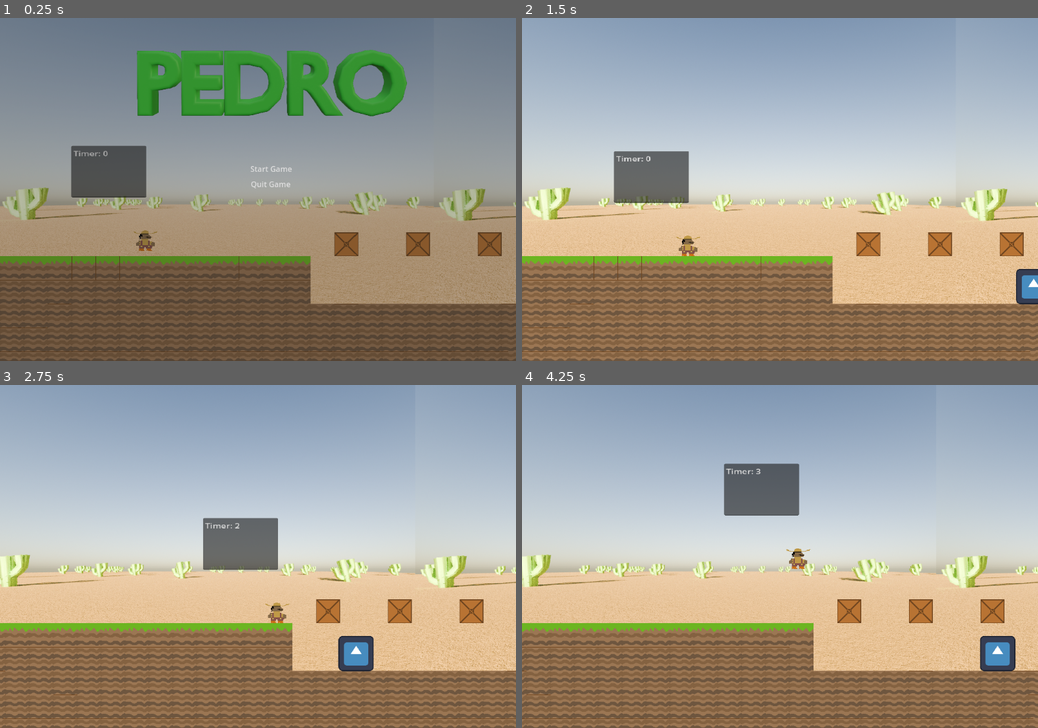
Above: before the commit, frames 1-4 (two rows, left to right).
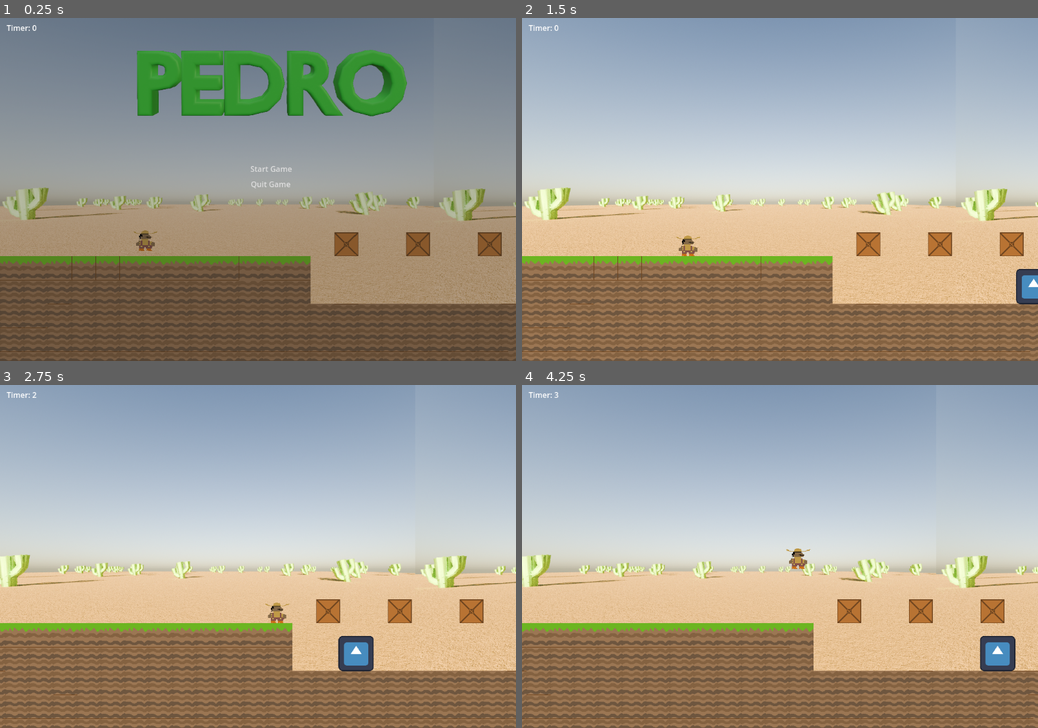
Above: after the commit, the same moments.

Repository: Burns3y/Pedro
Game: Godot game, scene res://scenes/levels/level 1.tscn
Two runs of this game, one before a commit and one after it. Both use one fixed random seed, a clock stepped at 60 frames per second and the inputs below. The engine's default icon, where the game draws it, is replaced by a stand-in: a white triangle on a blue panel in a dark square.
Inputs:
- Up to frame 1 (0.25 s): no input
- Up to frame 2 (1.5 s): click "Start Game" at 0.5 s; hold Right (right) from 1.28 s (still down)
- Up to frame 3 (2.75 s): keep holding Right (right); tap W (jump) at 1.52, 2.27 s
- Up to frame 4 (4.25 s): release Right (right) at 2.78 s; hold Left (left) 2.78-3.53 s; hold Right (right) from 3.53 s (still down); tap W (jump) at 3.77 s

The runs differ from the first frame. In frame 1, 2.2% of the frame differs, in the area x 1-29%, y 2-53%; in frame 2, 2.2%; in frame 3, 2.2%; in frame 4, 2.3%, in the area x 1-54%, y 2-39%.

Commit message:
Made timer good with CanvasItem2D

Diff:
--- /dev/null
+++ b/scenes/UI/stats.gd
@@ -0,0 +1,20 @@
+extends CanvasLayer
+
+var time_spent: int = 0
+
+
+func _process(_delta):
+
+
+	if $Timer.is_stopped() and $"../Start_Screen".SIGNAL:
+		$Timer.start()
+
+	elif not $"../Start_Screen".SIGNAL:
+		time_spent = 0
+		$Label.text = "Timer: 0"
+
+
+func _on_timer_timeout():
+	time_spent += 1
+	var timer = "Timer: " + str(time_spent)
+	$Label.text = timer
--- /dev/null
+++ b/scenes/UI/stats.tscn
@@ -0,0 +1,17 @@
+[gd_scene load_steps=2 format=3 uid="uid://c6p5nj1fodfa3"]
+
+[ext_resource type="Script" path="res://scenes/UI/stats.gd" id="1_uama8"]
+
+[node name="Stats" type="CanvasLayer"]
+script = ExtResource("1_uama8")
+
+[node name="Label" type="Label" parent="."]
+offset_left = 14.0
+offset_top = 9.0
+offset_right = 195.0
+offset_bottom = 32.0
+text = "Timer: 0"
+
+[node name="Timer" type="Timer" parent="."]
+
+[connection signal="timeout" from="Timer" to="." method="_on_timer_timeout"]
--- a/scenes/enemies/enemy.tscn
+++ b/scenes/enemies/enemy.tscn
@@ -10,7 +10,7 @@
 size = Vector2(62, 10)
 
 [sub_resource type="RectangleShape2D" id="RectangleShape2D_dtad3"]
-size = Vector2(74, 49)
+size = Vector2(74, 53)
 
 [node name="Enemy" type="CharacterBody2D"]
 collision_layer = 2
@@ -35,7 +35,7 @@
 [node name="PlayerDiesHitbox" type="Area2D" parent="."]
 
 [node name="CollisionShape2D" type="CollisionShape2D" parent="PlayerDiesHitbox"]
-position = Vector2(0, -0.5)
+position = Vector2(0, -2.5)
 shape = SubResource("RectangleShape2D_dtad3")
 
 [connection signal="body_entered" from="HeadJumpRegion" to="." method="_on_head_jump_region_body_entered"]
--- a/scenes/levels/level 1.gd
+++ b/scenes/levels/level 1.gd
@@ -31,7 +31,7 @@
 
 
 func _on_player_died():
-	$Start_Screen.SIGNAL = false
+	$UI/Start_Screen.SIGNAL = false
 	guard_1_spawned = false
 	guard_2_spawned = false
 	call_deferred("remove_enemies")
--- a/scenes/levels/level 1.tscn
+++ b/scenes/levels/level 1.tscn
@@ -5,7 +5,7 @@
 [ext_resource type="PackedScene" uid="uid://chksvnkh4bye7" path="res://scenes/levels/Start Screen/start_screen.tscn" id="2_ibqr6"]
 [ext_resource type="Texture2D" uid="uid://bw5dexwiyucm6" path="res://assets/tiles/pedro_tiles.png" id="3_6idkb"]
 [ext_resource type="PackedScene" uid="uid://61bcos6b4c8a" path="res://scenes/player/pedro.tscn" id="4_josbn"]
-[ext_resource type="PackedScene" uid="uid://8ksf4l7lj7o6" path="res://stats.tscn" id="6_kxkac"]
+[ext_resource type="PackedScene" uid="uid://c6p5nj1fodfa3" path="res://scenes/UI/stats.tscn" id="7_wjxst"]
 
 [sub_resource type="RectangleShape2D" id="RectangleShape2D_lf8v0"]
 size = Vector2(40, 507)
@@ -104,13 +104,14 @@
 position = Vector2(304, 469)
 scale = Vector2(1.15731, 0.907039)
 
-[node name="Statistics" parent="Pedro" instance=ExtResource("6_kxkac")]
-position = Vector2(-70.854, -162.066)
-
 [node name="Enemies" type="Node2D" parent="."]
 
-[node name="Start_Screen" parent="." instance=ExtResource("2_ibqr6")]
+[node name="UI" type="Node2D" parent="."]
+
+[node name="Start_Screen" parent="UI" instance=ExtResource("2_ibqr6")]
 position = Vector2(27, -11)
 
-[connection signal="started" from="Start_Screen" to="." method="_on_start_screen_started"]
-[connection signal="started" from="Start_Screen" to="Pedro" method="_on_start_screen_started"]
+[node name="Stats" parent="UI" instance=ExtResource("7_wjxst")]
+
+[connection signal="started" from="UI/Start_Screen" to="." method="_on_start_screen_started"]
+[connection signal="started" from="UI/Start_Screen" to="Pedro" method="_on_start_screen_started"]
